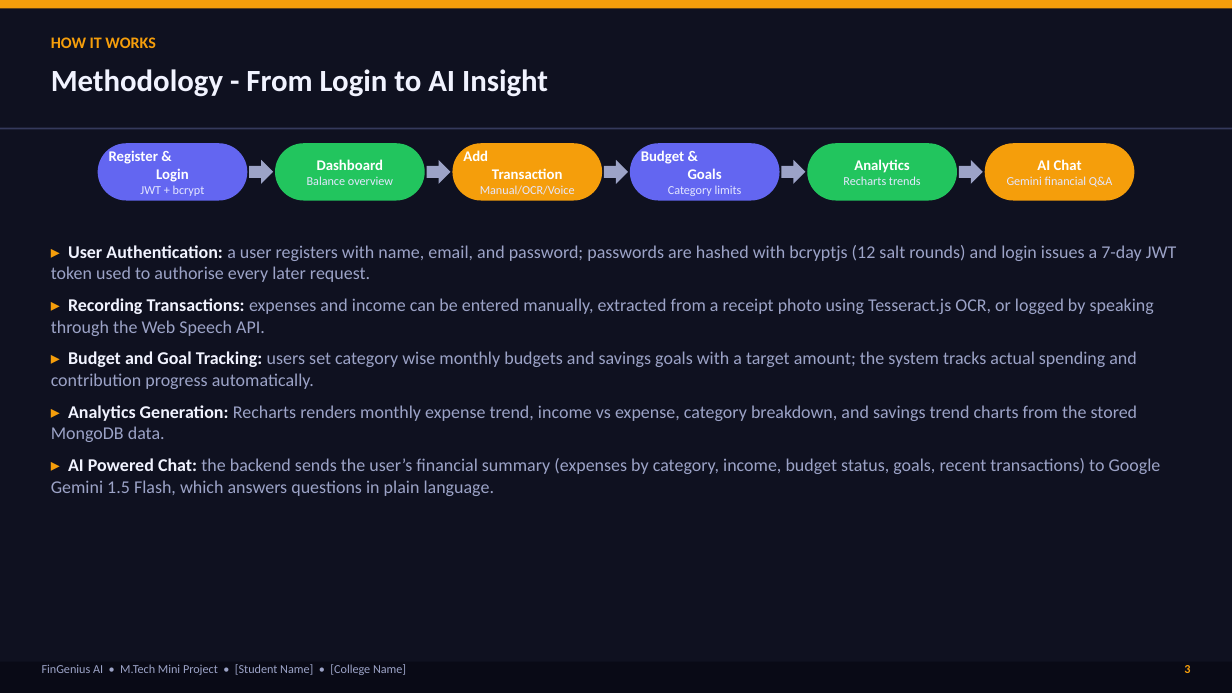
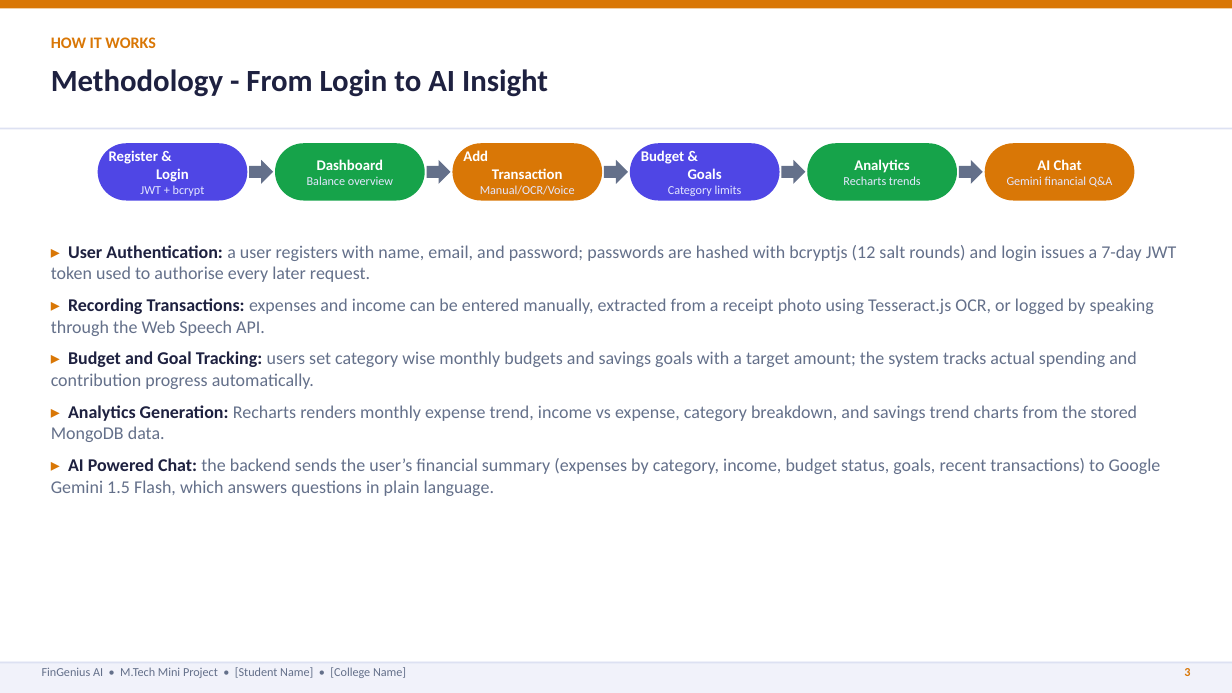
Before and after one commit to seshapriyan44/summa2, a slide deck: slide 4 of FinGenius_AI_Seminar_Presentation.pptx. Drawn at 1232x693 pixels with LibreOffice and Linux fonts; fonts in the diff are those of the drawing. Boxes give left, top, right and bottom in pixels: in the first picture for what was removed or moved away, otherwise in the second. Text is boxed around its words. In the diff, an @@ line names an element or a change of style, - is before the commit and + after.

Commit message:
Change PPT color scheme from dark to light theme
- Replaced the dark glassmorphism background (#0F1120) with a white
  background and light card panels (#F6F7FC / #ECEEFA)
- Kept the same FinGenius AI brand accent colors (indigo, green, amber)
  but adjusted them to slightly deeper shades for contrast on white
- Text colors switched to dark navy-charcoal on light background instead
  of light text on dark background
- Title slide now uses a soft indigo-tinted hero band instead of a solid
  dark hero block
- Footer strip lightened to match; page number and eyebrow labels stay
  in the accent colors for visual consistency
- Same 8-slide structure/format retained throughout - only the color
  scheme changed as requested

```diff
--- a/FinGenius_AI_Seminar_Presentation.pptx
+++ b/FinGenius_AI_Seminar_Presentation.pptx
@@ rectangle removed at <box>0,0,1232,693</box> @@
@@ text "HOW IT WORKS" at <box>51,37,155,48</box>: text colour #F59E0B to #D97706 @@
@@ text "Methodology - From Login to ..." at <box>51,69,548,97</box>: text colour #F1F3FF to #1E2140 @@
@@ rectangle at <box>0,128,1232,129</box>: fill #353A5C to #DDE1F2 @@
@@ rounded rectangle "Register & Login" at <box>98,143,248,201</box>: fill #6366F1 to #4F46E5 @@
@@ rounded rectangle "Dashboard" at <box>275,143,425,201</box>: fill #22C55E to #16A34A @@
@@ rounded rectangle "Budget & Goals" at <box>630,143,780,201</box>: fill #6366F1 to #4F46E5 @@
@@ rounded rectangle "Analytics" at <box>808,143,958,201</box>: fill #22C55E to #16A34A @@
@@ fill #F59E0B to #D97706 in 3 elements at <box>0,0,1232,8</box>, <box>453,143,603,201</box>, <box>985,143,1135,201</box> @@
@@ fill #9CA3C7 to #64708A in 5 elements at <box>250,160,274,184</box>, <box>427,160,451,184</box>, <box>604,160,628,184</box>, <box>782,160,806,184</box>, <box>959,160,983,184</box> @@
@@ text "▸ User Authentication: a user ..." at <box>51,245,1177,496</box>: text colour #F59E0B to #D97706 in "▸", "▸", "▸", "▸" and 1 more places; text colour #F1F3FF to #1E2140 in "User Authentication:", "Recording Transactions:", "Budget and Goal Tracking:", "Analytics Generation:" and 1 more places; text colour #9CA3C7 to #64708A in "a user registers with name, email, and ...", "expenses and income can be entered manually, ...", "users set category wise monthly budgets and ...", "Recharts renders monthly expense trend, income vs ..." and 1 more places @@
@@ rectangle at <box>0,662,1232,693</box>: fill #090A16 to #F1F2FA @@
@@ rectangle added at <box>0,662,1232,664</box>, fill #DDE1F2 @@
@@ text "FinGenius AI • M.Tech Mini ..." at <box>42,667,406,678</box>: text colour #9CA3C7 to #64708A @@
@@ text "3" at <box>1184,668,1190,676</box>: text colour #F59E0B to #D97706 @@
```
Also in this commit, not shown: 7 other slides changed, 1 other file.
